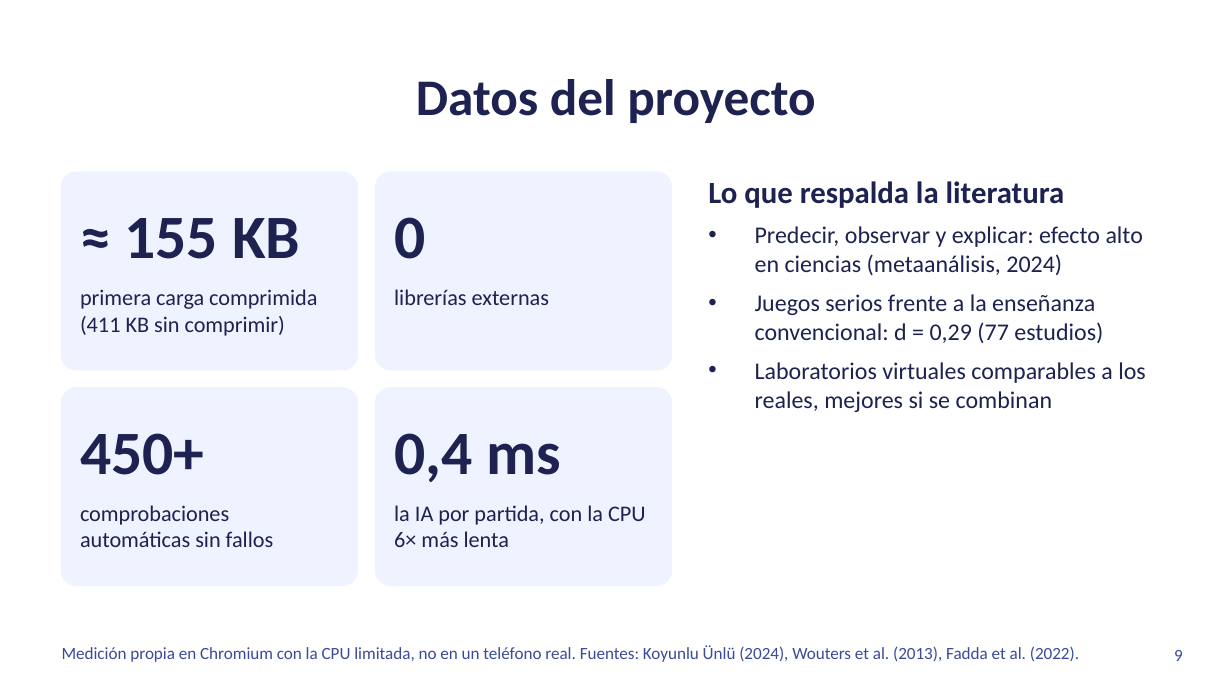
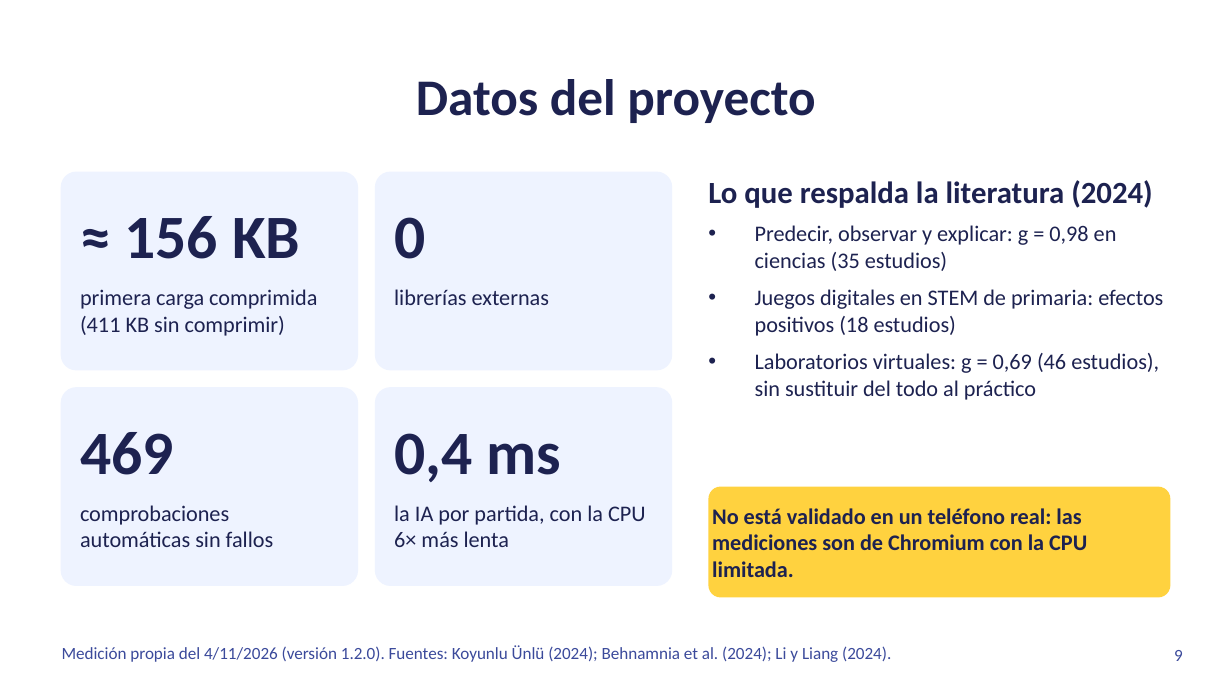
Before and after one commit to danielvaldess/chispa-lab, a slide deck: slide 9 of docs/presentacion/Chispa-Lab-hack4edu-2026.pptx. Drawn at 1232x693 pixels with LibreOffice and Linux fonts; fonts in the diff are those of the drawing. Boxes give left, top, right and bottom in pixels: in the first picture for what was removed or moved away, otherwise in the second. Text is boxed around its words. In the diff, an @@ line names an element or a change of style, - is before the commit and + after.

Commit message:
docs(presentacion): diapositivas y guion con las fuentes nuevas, nombres del equipo y respuestas para el jurado

```diff
--- a/docs/presentacion/Chispa-Lab-hack4edu-2026.pptx
+++ b/docs/presentacion/Chispa-Lab-hack4edu-2026.pptx
@@ text at box(708, 180, 1163, 400): text changed; size 14 to 13 pt @@
-Lo que respalda la literatura
-• Predecir, observar y explicar: efecto alto en ciencias (metaanálisis, 2024)
-• Juegos serios frente a la enseñanza convencional: d = 0,29 (77 estudios)
-• Laboratorios virtuales comparables a los reales, mejores si se combinan
+Lo que respalda la literatura (2024)
+• Predecir, observar y explicar: g = 0,98 en ciencias (35 estudios)
+• Juegos digitales en STEM de primaria: efectos positivos (18 estudios)
+• Laboratorios virtuales: g = 0,69 (46 estudios), sin sustituir del todo al práctico
@@ text at box(125, 216, 300, 259): text changed @@
-≈ 155 KB
+≈ 156 KB
@@ text at box(80, 432, 174, 475): text changed @@
-450+
+469
@@ rounded rectangle added at box(708, 487, 1170, 598), fill #FFD23F, 13 pt, text #1D2250, bold @@
+No está validado en un teléfono real: las mediciones son de Chromium con la CPU limitada.
@@ text at box(62, 645, 891, 662): text changed @@
-Medición propia en Chromium con la CPU limitada, no en un teléfono real. Fuentes: Koyunlu Ünlü (2024), Wouters et al. (2013), Fadda et al. (2022).
+Medición propia del 4/11/2026 (versión 1.2.0). Fuentes: Koyunlu Ünlü (2024); Behnamnia et al. (2024); Li y Liang (2024).
```
Also in this commit, not shown: 5 other slides changed, 5 other files.
